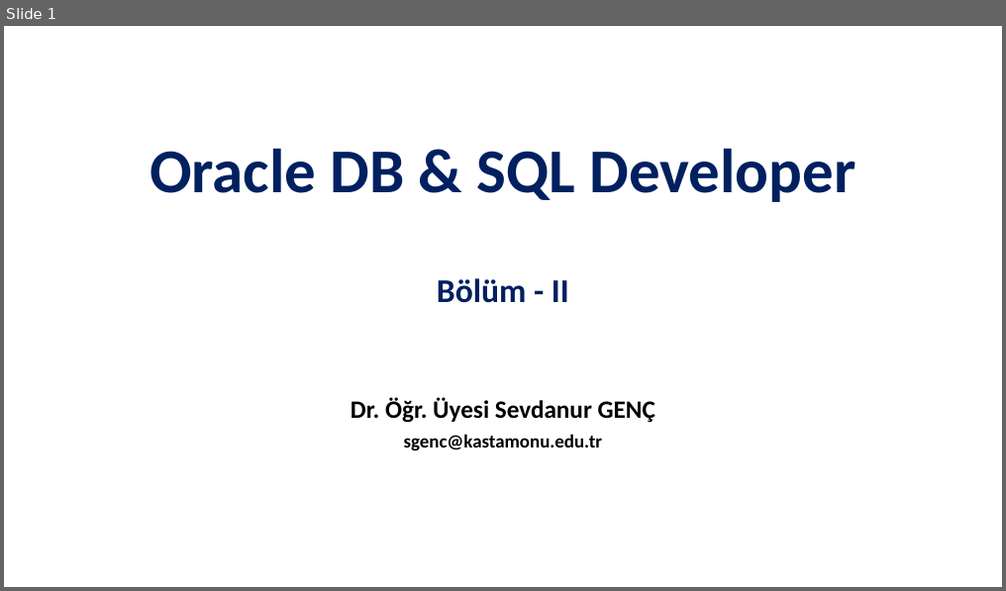
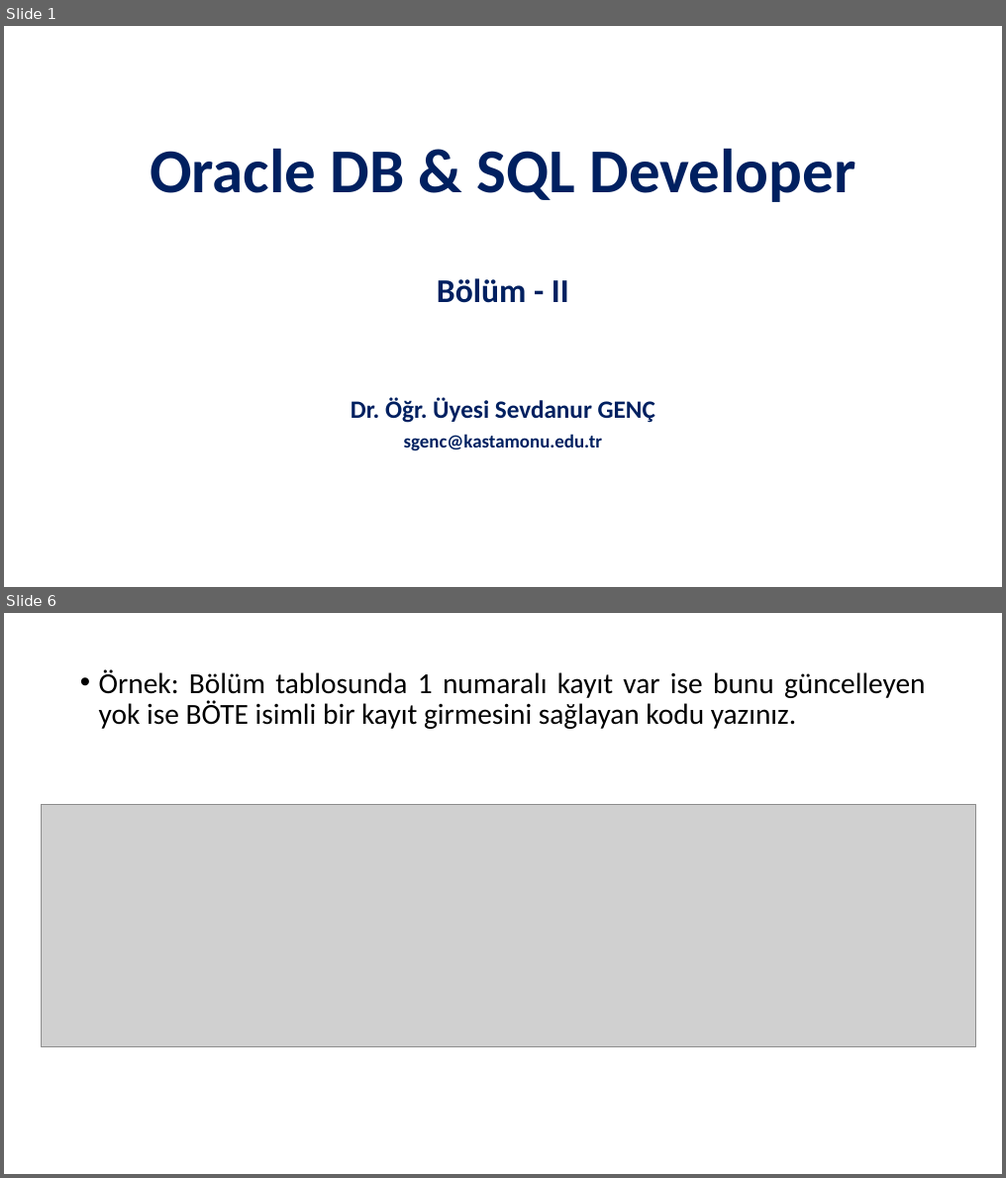
Before and after one commit to SevdanurGENC/Oracle-DB-SQL-Developer-Lecture-Notes, a slide deck: Slides/Oracle DB & SQL Developer - Bolum II.pptx. Shown one above the other, each under a label of ours: slide 1 before the commit, slides 1 and 6 after it; the slides between them are not shown. The pictures are 1006x591 and 1006x1178 pixels, drawn with LibreOffice and Linux fonts; fonts in the diff are those of the drawing; grey boxes stand for pictures. Boxes give left, top, right and bottom in pixels: in the first picture for what was removed or moved away, otherwise in the second. Text is boxed around its words. In the diff, an @@ line names an element or a change of style, - is before the commit and + after.

```diff
--- a/Slides/Oracle DB & SQL Developer - Bolum II.pptx
+++ b/Slides/Oracle DB & SQL Developer - Bolum II.pptx
@@ slide 6 added at box(4, 613, 1002, 1174), background #FFFFFF @@
@@ text added at box(99, 669, 926, 729), 28 pt, text #000000 @@
+• Örnek: Bölüm tablosunda 1 numaralı kayıt var ise bunu güncelleyen yok ise BÖTE isimli bir kayıt girmesini sağlayan kodu yazınız.
@@ picture added at box(42, 805, 976, 1047) @@
@@ slide 1 changed as well @@
@@ subtitle "Dr. Öğr. Üyesi Sevdanur GENÇ" at box(350, 397, 655, 452): text colour #000000 to #002060 @@
```
Also in this commit, not shown: 1 other slide changed, 9 other slides added, 7 slides removed, 1 other file.
